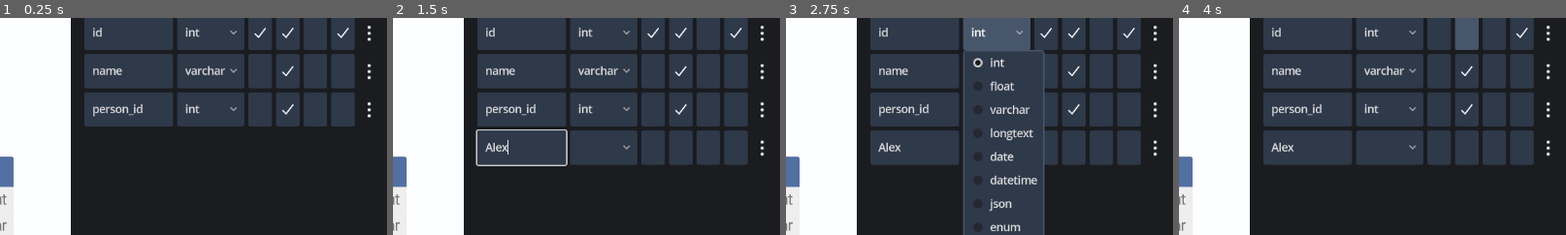
Above: before the commit, frames 1-4 (left to right).
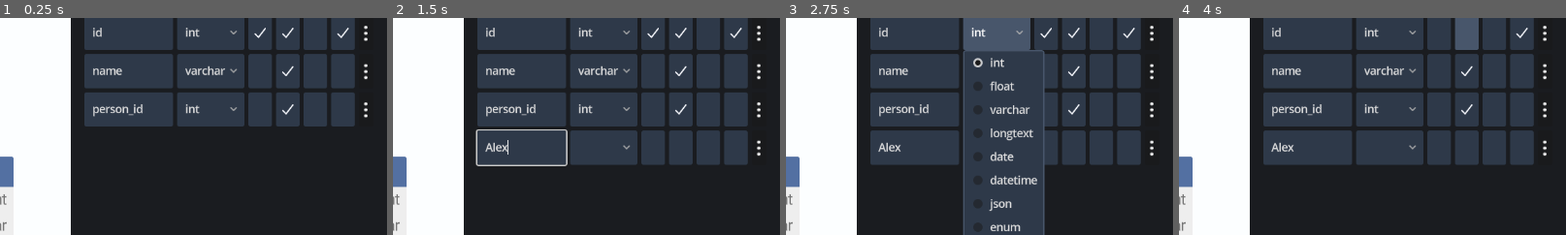
Above: after the commit, the same moments.

Repository: Eranot/schemer
Game: Godot game, scene res://scene/screen/main/main.tscn
Same seed, same stepped clock (60 frames per second), same inputs: the game is played once before the commit and once after it.
Inputs (mouse positions are % of the whole screen's width and height, from its top left):
- Up to frame 1 (0.25 s): no input
- Up to frame 2 (1.5 s): click (97, 24) at 0.5 s; click (67, 60) at 1.27 s; type "Alex" at 1.35 s
- Up to frame 3 (2.75 s): click "int" at 2 s
- Up to frame 4 (4 s): click (84, 34) at 2.77 s; click (87, 34) at 3.52 s
The pictures show only the part of the screen within x 50-100%, y 30-80%; the shares and areas given below are measured in that part.

The runs differ from the first frame. In frame 1, 0.3% of the frame differs, in the area x 93-96%, y 3-46%; in frame 2, 0.4%, in the area x 93-96%, y 3-64%; in frame 3, 0.4%; in frame 4, 0.4%.

Commit message:
Allowing focus on the MenuButton

Diff:
--- a/resource/theme/default_options_theme.tres
+++ b/resource/theme/default_options_theme.tres
@@ -79,6 +79,33 @@
 corner_radius_top_right = 3
 corner_radius_bottom_right = 3
 corner_radius_bottom_left = 3
+
+[sub_resource type="StyleBoxFlat" id="StyleBoxFlat_5ik4q"]
+content_margin_left = 4.0
+content_margin_top = 4.0
+content_margin_right = 4.0
+content_margin_bottom = 4.0
+bg_color = Color(0.25098, 0.313726, 0.4, 1)
+corner_radius_top_left = 3
+corner_radius_top_right = 3
+corner_radius_bottom_right = 3
+corner_radius_bottom_left = 3
+
+[sub_resource type="StyleBoxFlat" id="StyleBoxFlat_y4jud"]
+content_margin_left = 4.0
+content_margin_top = 4.0
+content_margin_right = 4.0
+content_margin_bottom = 4.0
+bg_color = Color(0.25098, 0.313726, 0.4, 1)
+draw_center = false
+corner_radius_top_left = 3
+corner_radius_top_right = 3
+corner_radius_bottom_right = 3
+corner_radius_bottom_left = 3
+expand_margin_left = 2.0
+expand_margin_top = 2.0
+expand_margin_right = 2.0
+expand_margin_bottom = 2.0
 
 [sub_resource type="StyleBoxFlat" id="StyleBoxFlat_qcwc6"]
 content_margin_left = 12.0
@@ -177,6 +204,8 @@
 InputLabel/colors/font_color = Color(0.643137, 0.701961, 0.760784, 1)
 Label/fonts/font = ExtResource("1_2n3il")
 LineEdit/styles/normal = SubResource("StyleBoxFlat_24slc")
+MenuButton/styles/focus = SubResource("StyleBoxFlat_5ik4q")
+MenuButton/styles/pressed = SubResource("StyleBoxFlat_y4jud")
 OptionButton/constants/arrow_margin = 10
 OptionButton/styles/focus = SubResource("StyleBoxFlat_qcwc6")
 OptionButton/styles/hover = SubResource("StyleBoxFlat_551wp")
--- a/scene/gui/table_options_gui/table_column_gui.tscn
+++ b/scene/gui/table_options_gui/table_column_gui.tscn
@@ -53,12 +53,14 @@
 clip_contents = true
 custom_minimum_size = Vector2(22, 35)
 layout_mode = 2
+focus_mode = 2
 theme_override_constants/h_separation = 0
 theme_override_constants/outline_size = 0
 icon = ExtResource("3_6qk62")
+flat = false
 text_overrun_behavior = 2
 clip_text = true
-icon_alignment = 2
+icon_alignment = 1
 expand_icon = true
 item_count = 1
 popup/item_0/text = "Remove"
Not shown: 1 places in resource/theme/default_options_theme.tres that only renumber resources
